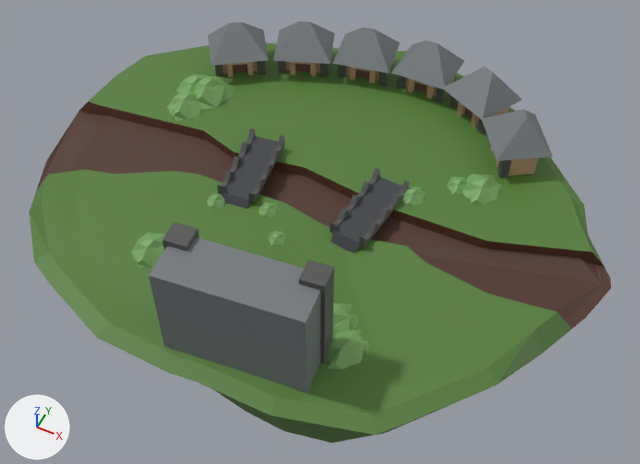
What one commit did to the Blender file Island Breaker++/Assets/Models/Village.blend.
Before and after are seen from a 50 mm lens placed at (5.39, -10.91, 12.64), pointed at (-0.48, 0.83, -2.03). Every picture has the same lights, and +X, +Y and +Z are marked at lower left.

In view in the first picture: 'Bridge', 'Bridge2', 'Building', 'Bush6', 'Island', 'Pillar L.007', 'Roof', 'Roof.001', 'Roof.002', 'Roof.003', 'Roof.005', 'Roof.006'.
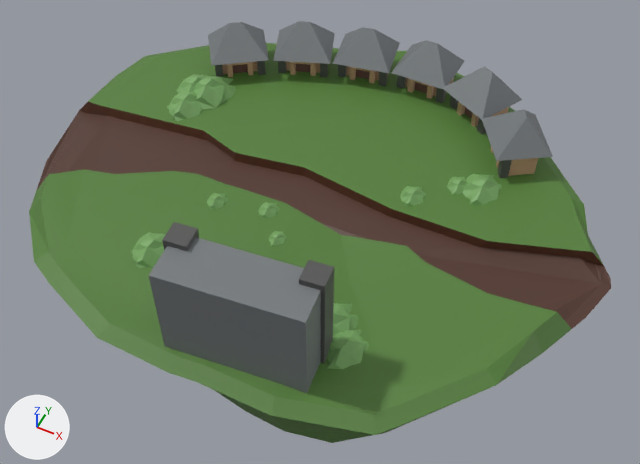
Commit message: no bridge

Boxes [x1, y1, x2, y2] around the edits, measured in the pictures (640 x 464 px):
```json
{"object": "Bridge2", "change": "deleted", "before": [330, 168, 409, 253], "faces in mat_stone2 (dark grey #404348)": [331, 177, 402, 253], "faces in mat_stone (dark grey #545454)": [330, 168, 409, 247]}
{"object": "Bridge", "change": "deleted", "before": [217, 129, 285, 209], "faces in mat_stone2 (dark grey #404348)": [222, 136, 278, 209], "faces in mat_stone (dark grey #545454)": [217, 129, 285, 203]}
```

The change, as JSON lines over the scene's bpy script:
```json
{"op": "remove", "block": "ob_bridge", "code": ["ob_bridge = bpy.data.objects.new('Bridge', me_icosphere_011)", "ob_bridge.location = (-1.38, -0.32, 0.57)", "ob_bridge.rotation_euler = (0.0, 0.0, 0.142)  # degrees (0, 0, 8.1)", "ob_bridge.scale = (3.88, 3.88, 3.88)"]}
{"op": "remove", "block": "ob_bridge2", "code": ["ob_bridge2 = bpy.data.objects.new('Bridge2', me_icosphere_012)", "ob_bridge2.location = (1.11, -0.26, 0.5)", "ob_bridge2.rotation_euler = (0.0, 0.0, -0.0969)  # degrees (0, 0, -5.6)", "ob_bridge2.scale = (3.88, 3.88, 3.88)"]}
```
